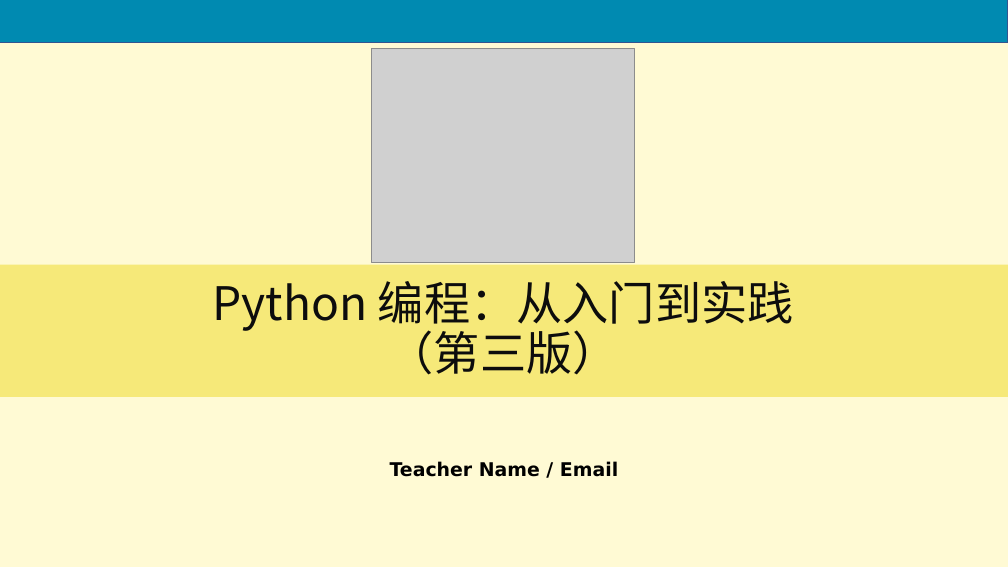
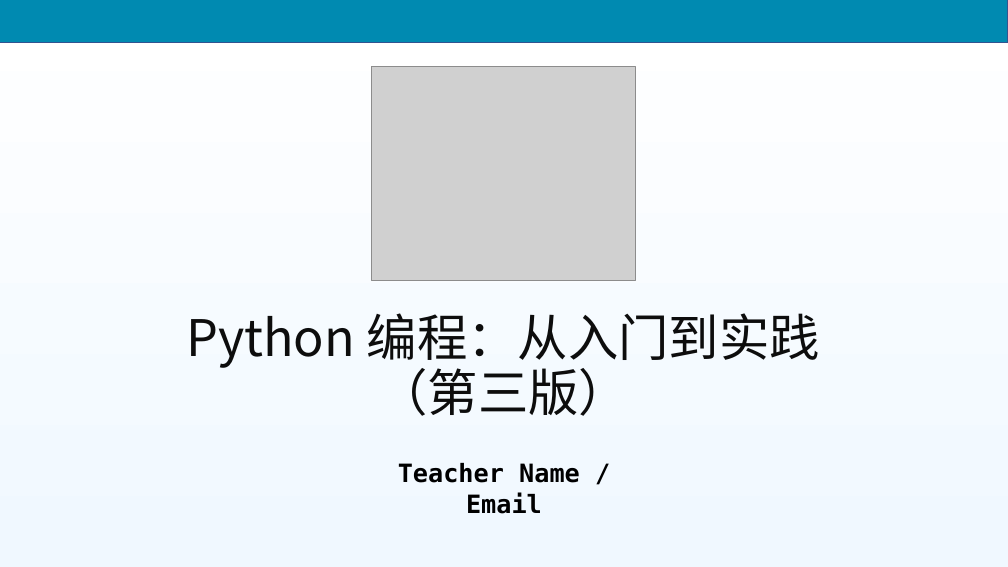
Before and after one commit to Superoldman96/pcc_3e_slides, a slide deck: slide 1 of PPT/chapter15.pptx. Drawn at 1008x567 pixels with LibreOffice and Linux fonts; fonts in the diff are those of the drawing; grey boxes stand for pictures. Boxes give left, top, right and bottom in pixels: in the first picture for what was removed or moved away, otherwise in the second. Text is boxed around its words. In the diff, an @@ line names an element or a change of style, - is before the commit and + after.

```diff
--- a/PPT/chapter15.pptx
+++ b/PPT/chapter15.pptx
@@ background #FFFAD4 to gradient #FFFFFF to #F0F8FF @@
@@ picture: place and size @@
-picture at [371,48,634,262]
+picture at [372,67,635,281]
@@ title "Python 编程：从入门到实践 （第三版）": place and size @@
-title "Python 编程：从入门到实践 （第三版）" at [0,265,1008,397]
+title "Python 编程：从入门到实践 （第三版）" at [186,313,821,416]
@@ title "Python 编程：从入门到实践 （第三版）" at [186,313,821,416]: size 44 to 48 pt; fill #F6E979 to none @@
@@ text "Teacher Name / Email": place and size @@
-text "Teacher Name / Email" at [390,461,618,477]
+text "Teacher Name / Email" at [398,463,580,514]
@@ text "Teacher Name / Email" at [398,463,580,514]: size 18 to 24 pt, font DejaVu Sans to DejaVu Sans Mono @@
```
Also in this commit, not shown: 26 other slides changed, 39 other files.
